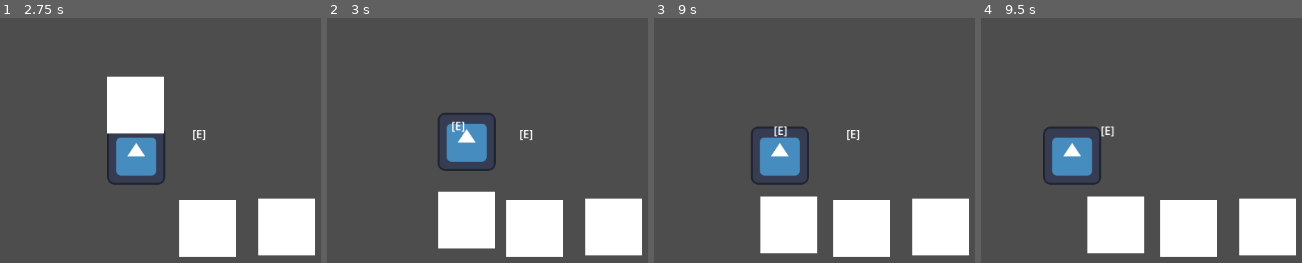
Above: before the commit, frames 1-4 (left to right).
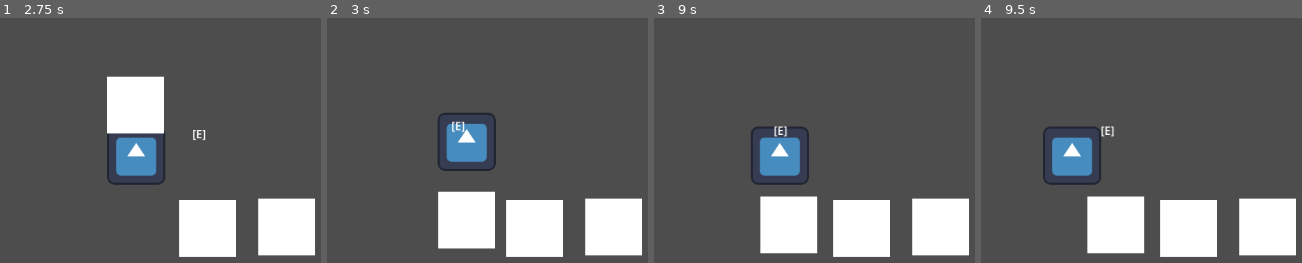
Above: after the commit, the same moments.

Repository: madsonmms/item-module
Game: Godot game, scene res://playground.tscn
The game is run twice, just before and just after one commit, with the same random seed, the same clock (stepped at 60 frames per second) and the same inputs. The engine's default icon, where the game draws it, is replaced by a stand-in: a white triangle on a blue panel in a dark square.
Inputs:
- Up to frame 1 (2.75 s): tap Enter at 0.5 s; hold Right (right) 0.53-1.28 s; hold E (interact) 0.53-1.28 s; hold Down (down) 1.28-2.03 s; tap E (interact) at 1.35 s; hold Right (right) from 2.03 s (still down); hold E (interact) from 2.03 s (still down)
- Up to frame 2 (3 s): release Right (right) at 2.78 s; release E (interact) at 2.78 s; hold Up (up) from 2.78 s (still down); tap E (interact) at 2.85 s
- Up to frame 3 (9 s): release Up (up) at 3.53 s; hold E (interact) 3.53-4.28 s; hold Left (left) 3.53-5.03 s; tap E (interact) every 1.5 s from 4.35 to 8.85 s; hold Down (down) 5.03-5.78 s; hold E (interact) 5.03-5.78 s; hold Right (right) 5.78-6.53 s; hold Up (up) 6.53-7.28 s; hold E (interact) 6.53-7.28 s; hold Right (right) 7.28-8.03 s; hold Down (down) 8.03-8.78 s; hold E (interact) 8.03-8.78 s; hold Left (left) from 8.78 s (still down)
- Up to frame 4 (9.5 s): keep holding Left (left)

Frame 1 is identical in both runs. In frame 2, 0.1% of the frame differs, in the area x 60-65%, y 45-50%; in frame 3, 0.1%; in frame 4, nothing differs.

Commit message:
fix: now just the nearest item shows interaction label

Diff:
--- a/Components/interact_component_2d.gd
+++ b/Components/interact_component_2d.gd
@@ -24,6 +24,8 @@
 # Detection
 var current_detector : Node = null
 var detection: InteractDetector = InteractDetector.new()
+var nearest: Interactable
+var last_nearest: Interactable = null
 
 
 #-- COMPONENT SETUP :: START --#
@@ -39,6 +41,15 @@
 func _process(_delta: float) -> void:
 	if current_detector is RayCast2D:
 		available_body = detection.update_raycast_detector(carried_body)
+	if current_detector is Area2D:
+		nearest = detection._get_nearest_body()
+		if last_nearest and last_nearest != nearest:
+			last_nearest.notify_detection_end(self)
+		if nearest:
+			nearest.notify_detection_start(self)
+			last_nearest = nearest
+
+
 
 #-- COMPONENT MAIN :: START --#
 func try_interact() -> bool:
--- a/Components/interact_detector.gd
+++ b/Components/interact_detector.gd
@@ -9,10 +9,6 @@
 # Found interactables
 var detected_interactables: Array[Interactable] = []
 var available_body: Interactable = null
-
-func _ready() -> void:
-
-	pass
 
 func get_detector_type() -> Node2D:
 	return null
@@ -72,7 +68,6 @@
 
 #-- DETECTION :: START --#
 func _on_area_body_entered(body: Node) -> void:
-	print_debug("item found")
 	var interactable = body as Interactable
 
 	if not interactable or not interactable.interaction_active:
@@ -83,9 +78,6 @@
 
 	detected_interactables.append(interactable)
 
-	for detected in detected_interactables:
-		detected.notify_detection_start(self)
-
 
 func _on_area_body_exited(body: Node) -> void:
 
@@ -93,16 +85,10 @@
 
 	detected_interactables.erase(interactable)
 
-	if interactable:
-		interactable.notify_detection_end(self)
-
 	if interactable and detected_interactables == []:
 		available_body.notify_detection_end(self)
 		available_body = null
 
-	print_debug(available_body)
-
-	pass
 
 
 func _get_nearest_body() -> Node:
